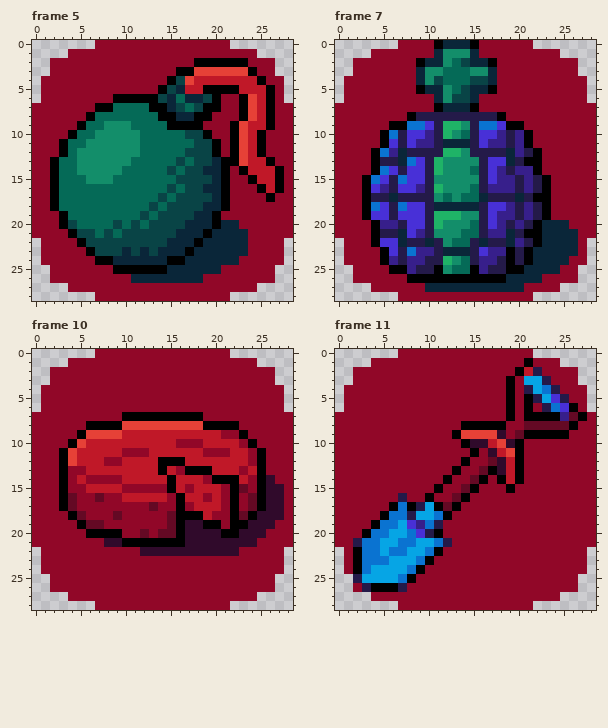
Two states of a pixel-art file, Succubus/Sprites/Items.aseprite. Above is the file before it was changed.
29x29 pixels, 17 frames. Shown: frame 5, frame 7, frame 10, frame 11. The commit also changed other frames, which this record leaves out.
After:
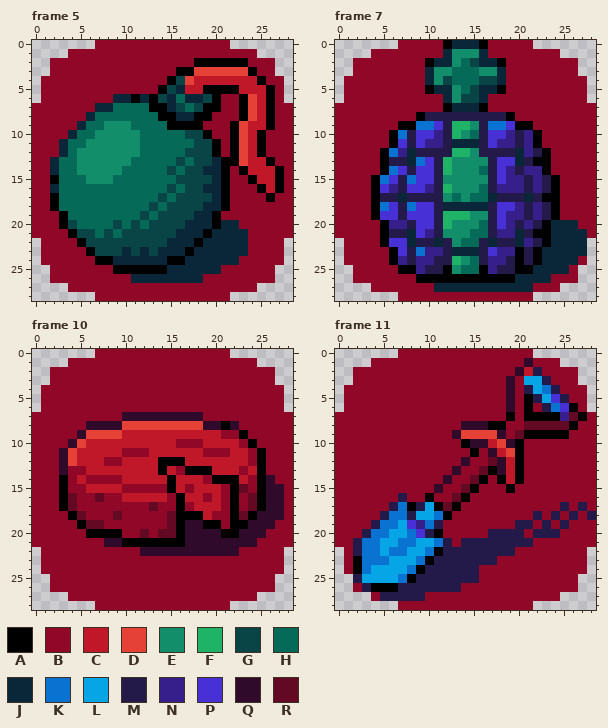
Palette (. is transparent): A #000000  B #910728  C #c01828  D #e64137  E #138e6a  F #1fb367  G #094446  H #056a57  J #0a2639  K #0a73d1  L #06a5e5  M #241a49  N #371f8b  P #4830d7  Q #300a2b  R #640924
From old to new:
Changed rows in their new state; - is an unchanged pixel.
Frame 5, layer "Main":
first column x 2:
 6 -------JJ-J
 7 -----JJ----
 8 ----J------
 9 ---J-------
10 --J--------
11 -J---------
12 -J---------
13 J----------
14 J----------
16 J----------
Frame 7, layer "Main":
first column x 3:
 0 --------BA--JA-----------
 1 --------BJ--EJ-----------
 2 ------BA-JEHG-JA---------
 3 ------BJ-E--H-EJ---------
 4 ------BJEG--H-GJ---------
 5 ------BA-JEHG-JA---------
 6 --------BJE-GJ-----------
 7 --------BA--JA-----------
 8 -----BA--------MA--------
 9 ---B-A-KPM-FEM-KP-A------
10 --BAKM-PNMFEHM-PNMNA-----
11 --BAPMP-NM--JMP-NMNA-----
12 -BAKNJ---M-FE---MJNMA----
13 -BA-MJKPMF---EM-PJM-A----
14 -BAKPM-PMF--EHMPNM-NA----
15 BAKPMK-PM----EMP-NMNMA---
16 BAPNM-PNMF--EHM--NMNMA---
17 BA-MJ---MEHE-HJ--MJM-A---
18 BAKPMK-PM----JM-PNMNMA---
19 BA-PM--PM--F-EMP-NMNMA---
20 -BA-NM-PMF--EHMPNMNMA--J-
21 -BA-MJPNM--E-HM-NJM-A---J
22 -BA-PJ-MJME-HMJ-MJNMA---J
23 --BAPMK-NM--JMP-NAMA----J
24 --BANM-N-MFEHM-NMAMA---J-
25 ---B-AN-MAE-HAN-M-A---J--
26 -----B----------A---J----
27 -------B----------J------
Frame 10, layer "Main":
first column x 3:
 7 -------QQQQQQQQQ----
 8 ---QQQQ---------QQ-Q
 9 --Q-----------------
10 -Q------------------
11 Q-------------------
12 Q-------------------
13 Q-------------------
Frame 11, layer "Main":
first column x 2:
 1 -------------------Q-------
 2 ------------------Q--------
 3 -----------------Q---------
 4 -----------------Q---------
 5 -----------------Q---------
 6 -----------------Q---------
 8 ------------QQQ------------
 9 -----------Q---------------
12 ------------Q--------------
13 -----------Q---------------
14 ----------Q----------------
15 ---------Q-----------------
17 ----M------------------M-M-
18 ---M----------------M-M-M-M
19 --M---------------MM-M-M---
20 -M-------------MMMM-MMM----
21 ------------MMMMMMMM-------
22 M---------MMMMMMMM---------
23 ---------MMMMMMM-----------
24 --------MMMMMM-------------
25 -------MMMMMMM-------------
26 ------MMMMMM---------------
27 ---MMMMM-------------------
Where, in picture pixels (left, top, right, bottom), the same in both pictures:
changed: (50, 94, 149, 193)
changed: (362, 40, 587, 292)
changed: (59, 412, 239, 475)
changed: (353, 358, 596, 601)
